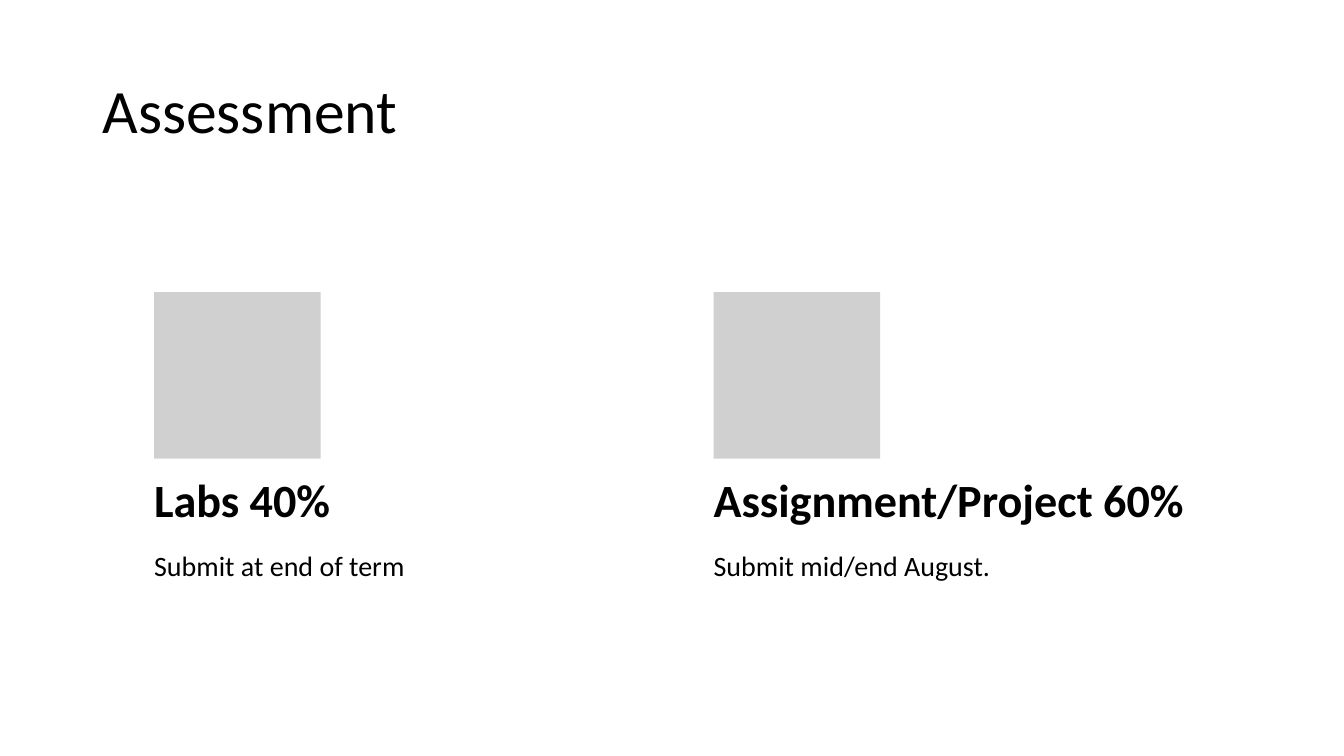
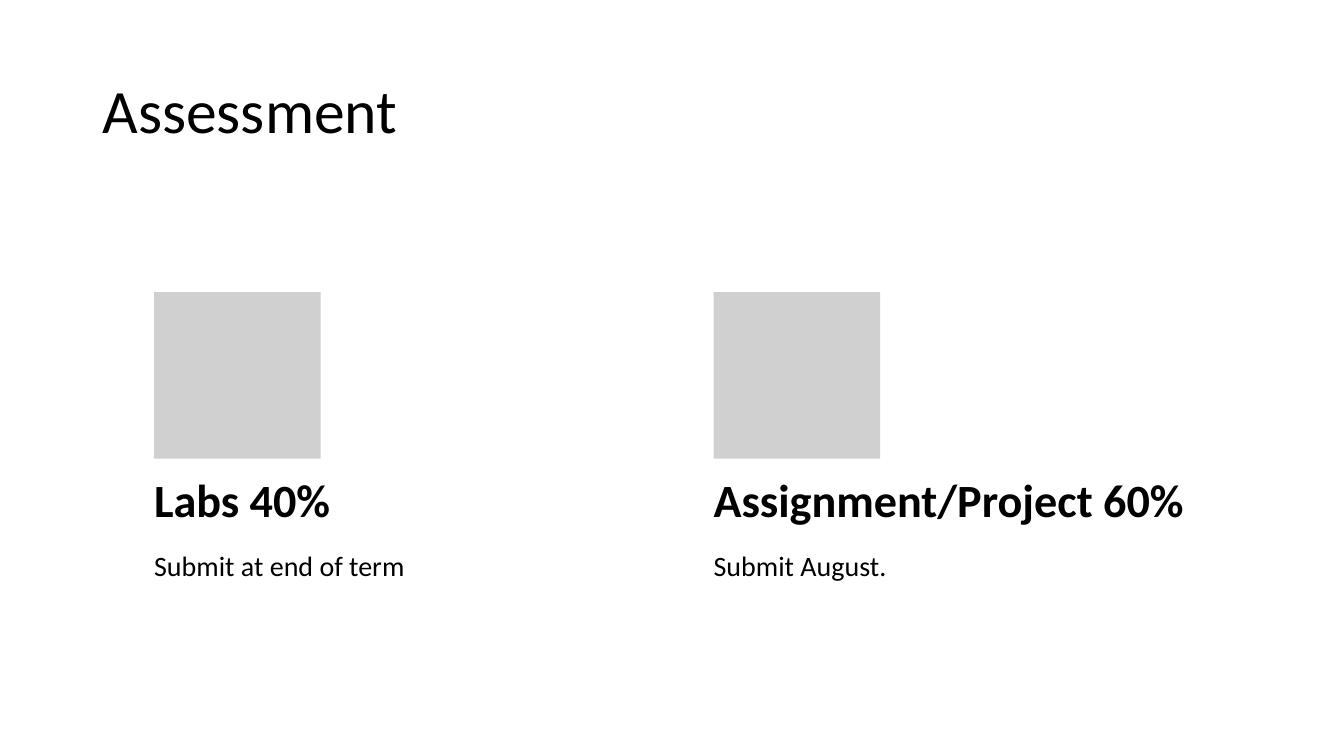
Before and after one commit to wit-hdip-comp-sci-2024/full-stack-2, a slide deck: slide 8 of topic-1/talk-1/intro.pptx. Drawn at 1344x756 pixels with LibreOffice and Linux fonts; fonts in the diff are those of the drawing; grey boxes stand for pictures. Boxes give left, top, right and bottom in pixels: in the first picture for what was removed or moved away, otherwise in the second. Text is boxed around its words. In the diff, an @@ line names an element or a change of style, - is before the commit and + after.

```diff
--- a/topic-1/talk-1/intro.pptx
+++ b/topic-1/talk-1/intro.pptx
@@ text at (x1=714, y1=556, x2=886, y2=581): text changed @@
-Submit mid/end August.
+Submit August.
```
Also in this commit, not shown: 1 other file.
